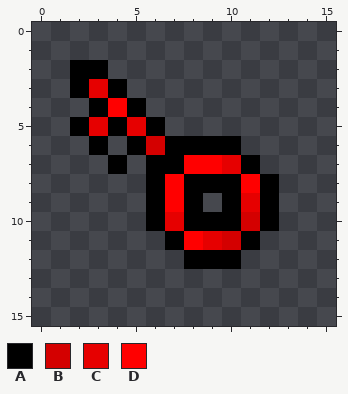
File history of a pixel-art sprite, game/app/res/item/key/red.png. Above: the version before the commit.
The file is 16x16 pixels.
Palette (. is transparent): A #000000  B #d40000  C #e60000  D #ff0000
Pixels before, first column x 2:
 2 AA.........
 3 ACA........
 4 .ADA.......
 5 ACACA......
 6 .A.ABAAAA..
 7 ..A.AADDCA.
 8 ....ADAAADA
 9 ....ADA.ACA
10 ....ACAAABA
11 .....ADCBA.
12 ......AAA..
The same view after the edit:
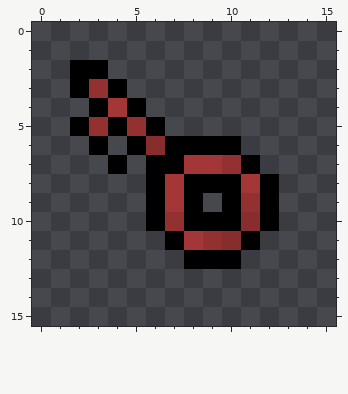
Edits made:
{"colour":"B","old":"#d40000","new":"#872d2d"}
{"colour":"C","old":"#e60000","new":"#933131"}
{"colour":"D","old":"#ff0000","new":"#a33636"}
{"label":"changed","picture_box":[89,79,260,250]}
